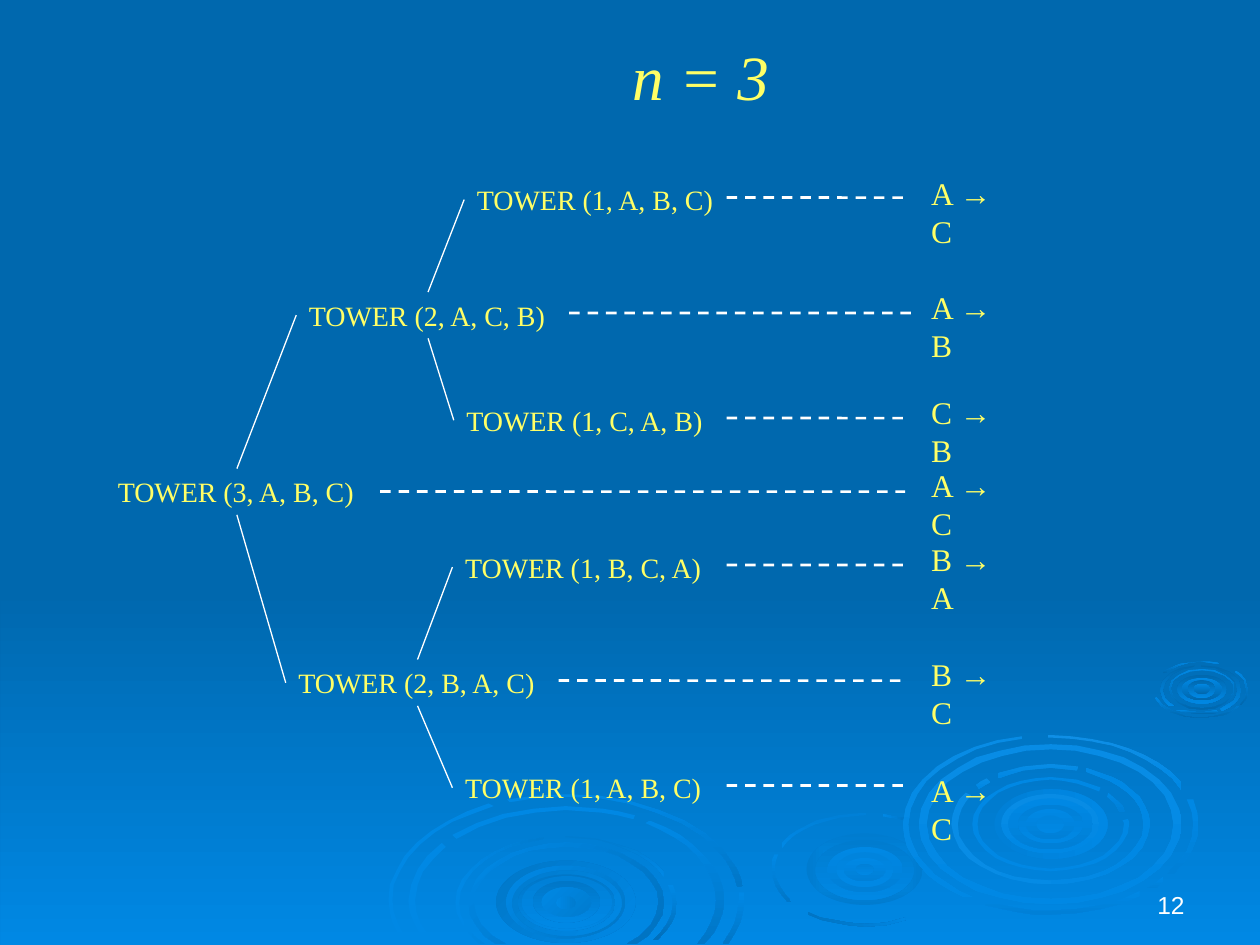
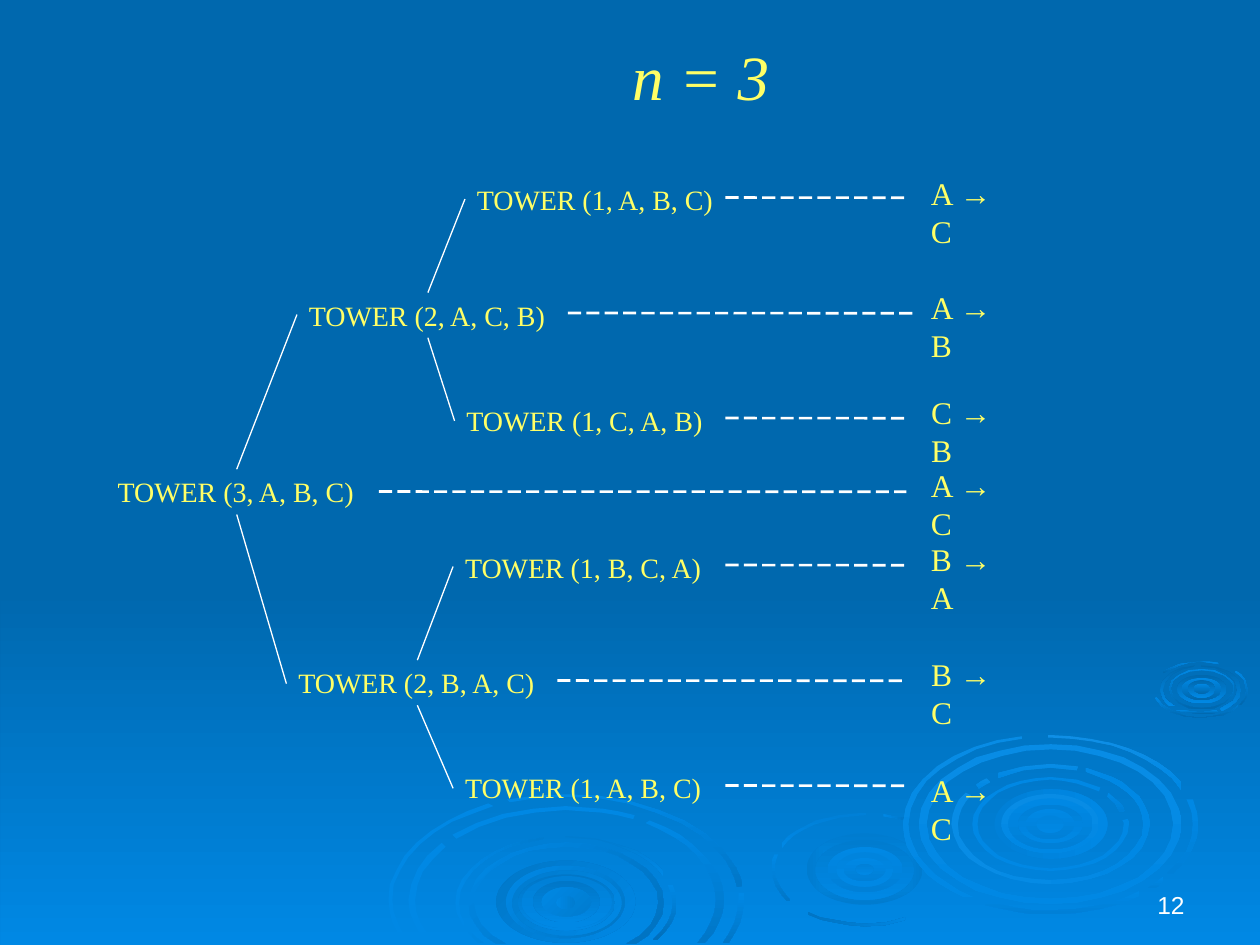
Before and after one commit to iffishells/design-analysis-and-algorithm, a slide deck: slide 12 of resoureces/6-Towers+of+Hanoi-Sorting.ppt. Drawn at 1260x945 pixels with LibreOffice and Linux fonts; fonts in the diff are those of the drawing; background and template pictures are left out. Boxes give left, top, right and bottom in pixels: in the first picture for what was removed or moved away, otherwise in the second. Text is boxed around its words. In the diff, an @@ line names an element or a change of style, - is before the commit and + after.

```diff
--- a/resoureces/6-Towers+of+Hanoi-Sorting.ppt
+++ b/resoureces/6-Towers+of+Hanoi-Sorting.ppt
@@ line (727, 198) - (905, 198): stroke #FFFFFF 1.5 pt dashed to #FFFFFF 1.5 pt @@
@@ line (570, 312) - (916, 314): stroke #FFFFFF 1.5 pt dashed to #FFFFFF 1.5 pt @@
@@ line (727, 418) - (905, 418): stroke #FFFFFF 1.5 pt dashed to #FFFFFF 1.5 pt @@
@@ line (381, 491) - (905, 491): stroke #FFFFFF 1.5 pt dashed to #FFFFFF 1.5 pt @@
@@ line (727, 564) - (905, 566): stroke #FFFFFF 1.5 pt dashed to #FFFFFF 1.5 pt @@
@@ line (558, 680) - (905, 680): stroke #FFFFFF 1.5 pt dashed to #FFFFFF 1.5 pt @@
@@ freeform shape at [903, 736, 1022, 897]: outline redrawn @@
@@ line (727, 785) - (905, 786): stroke #FFFFFF 1.5 pt dashed to #FFFFFF 1.5 pt @@
```
Also in this commit, not shown: 27 other slides changed, 19 other files.
